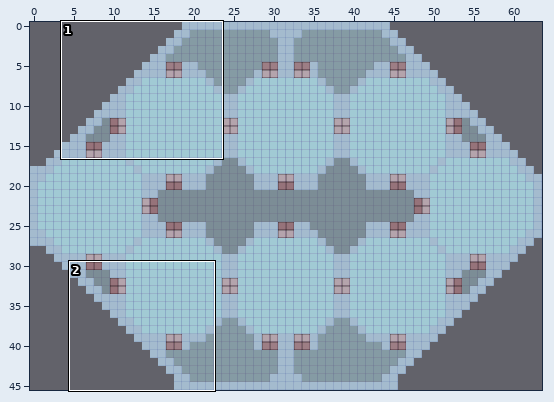
An edit to a level. Tiled map (JSON), assets/tilemaps/maps/reference_map.manylayers.json. The picture above shows the old version from afar; the outline marks the close-up.
Close-up. The starting point:
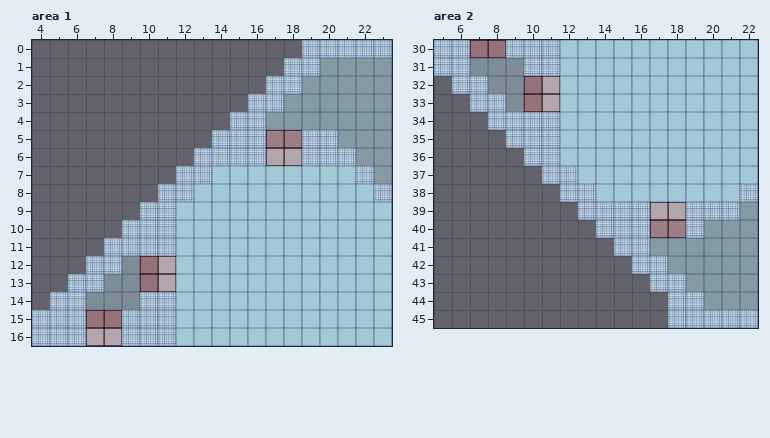
Cells are 32x32 px. Shown: area 1 x 4..23, y 0..16; area 2 x 5..22, y 30..45. The commit also changed other parts of the map, which this record leaves out.
And afterwards:
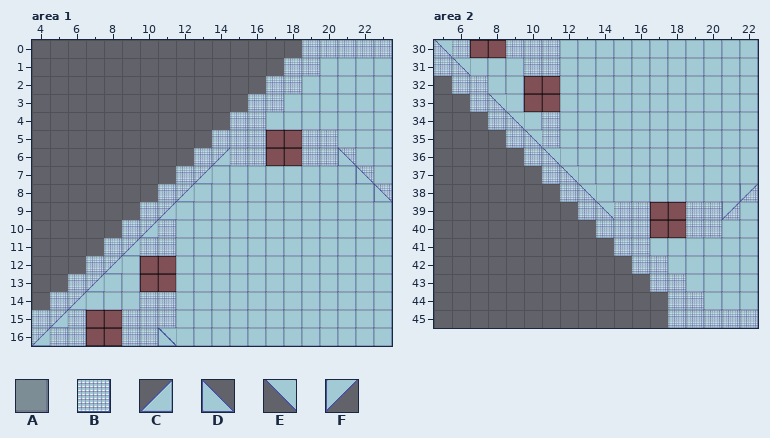
Key: from "scifitiles-sheet": A 20, B 62, C 68, D 69, E 82, F 83.
_ is an empty cell, . an unchanged one.
Tiles of an added or newly shown layer are drawn over the layers below it.
See-through tiles are keyed as they look on the map.
From old to new:
--- layer "command_center" (removed), area 1
@@ x 7..8 @@
-16 AA
+16 __
--- layer "med_bay" (removed), area 1
@@ x 17..18 @@
- 6 AA
+ 6 __
@@ x 11..11 @@
-12 A
-13 A
+12 _
+13 _
--- layer "halls" (removed), area 1
@@ x 7..10 @@
-12 ..AA
-13 .AAA
-14 AAA.
-15 AA..
+12 ..__
+13 .___
+14 ___.
+15 __..
--- layer "escape_pods" (removed), area 1
@@ x 17..23 @@
- 1 ...AAAA
- 2 ..AAAAA
- 3 .AAAAAA
- 4 AAAAAAA
- 5 AA..AAA
- 6 .....AA
- 7 ......A
+ 1 ...____
+ 2 .._____
+ 3 .______
+ 4 _______
+ 5 __..___
+ 6 .....__
+ 7 ......_
--- layer "floors" (added), area 1
@@ x 17..23 @@
- 1 ...____
- 2 .._____
- 3 .______
- 4 _______
- 5 ....___
- 6 .....__
- 7 ......_
+ 1 ...AAAA
+ 2 ..AAAAA
+ 3 .AAAAAA
+ 4 AAAAAAA
+ 5 ....AAA
+ 6 .....AA
+ 7 ......A
@@ x 7..9 @@
-12 .._
-13 .__
-14 ___
+12 ..A
+13 .AA
+14 AAA
--- layer "cc" (added), area 1
@@ x 4..11 @@
-16 _......_
+16 C......D
--- layer "r1" (added), area 1
@@ x 11..23 @@
- 6 ..._......_..
- 7 .._........_.
- 8 ._.........._
- 9 _............
+ 6 ...C......D..
+ 7 ..C........D.
+ 8 .C..........D
+ 9 C............
@@ x 11..11 @@
-16 _
+16 E
--- layer "mh" (added), area 1
@@ x 5..10 @@
-10 ....._
-11 ...._.
-12 ..._..
-13 .._...
-14 ._....
-15 _.....
+10 .....C
+11 ....C.
+12 ...C..
+13 ..C...
+14 .C....
+15 C.....
--- layer "cafeteria" (removed), area 2
@@ x 11..11 @@
-32 A
-33 A
+32 _
+33 _
@@ x 17..18 @@
-39 AA
+39 __
--- layer "halls" (removed), area 2
@@ x 7..10 @@
-30 AA..
-31 AAA.
-32 .AAA
-33 ..AA
+30 __..
+31 ___.
+32 .___
+33 ..__
--- layer "escape_pods" (removed), area 2
@@ x 17..22 @@
-39 .....A
-40 AA.AAA
-41 AAAAAA
-42 .AAAAA
-43 ..AAAA
-44 ...AAA
+39 ....._
+40 __.___
+41 ______
+42 ._____
+43 ..____
+44 ...___
--- layer "floors" (added), area 2
@@ x 7..9 @@
-31 ___
-32 .__
-33 .._
+31 AAA
+32 .AA
+33 ..A
@@ x 17..22 @@
-39 ....._
-40 ....__
-41 ______
-42 ._____
-43 ..____
-44 ...___
+39 .....A
+40 ....AA
+41 AAAAAA
+42 .AAAAA
+43 ..AAAA
+44 ...AAA
--- layer "walls", area 2
@@ x 20..20 @@
-40 _
+40 B
--- layer "r6" (added), area 2
@@ x 11..22 @@
-36 _...........
-37 ._..........
-38 .._........_
-39 ..._......_.
+36 E...........
+37 .E..........
+38 ..E........F
+39 ...E......F.
--- layer "mh" (added), area 2
@@ x 5..6 @@
-30 _.
-31 ._
+30 E.
+31 .E
@@ x 8..10 @@
-33 _..
-34 .__
-35 .._
+33 E..
+34 .EA
+35 ..E
Changed places in both close-ups, as pixel boxes (x1, y1, x2, y2):
changed: (266, 58, 392, 202)
changed: (32, 148, 230, 346)
changed: (434, 40, 614, 220)
changed: (650, 184, 758, 310)
